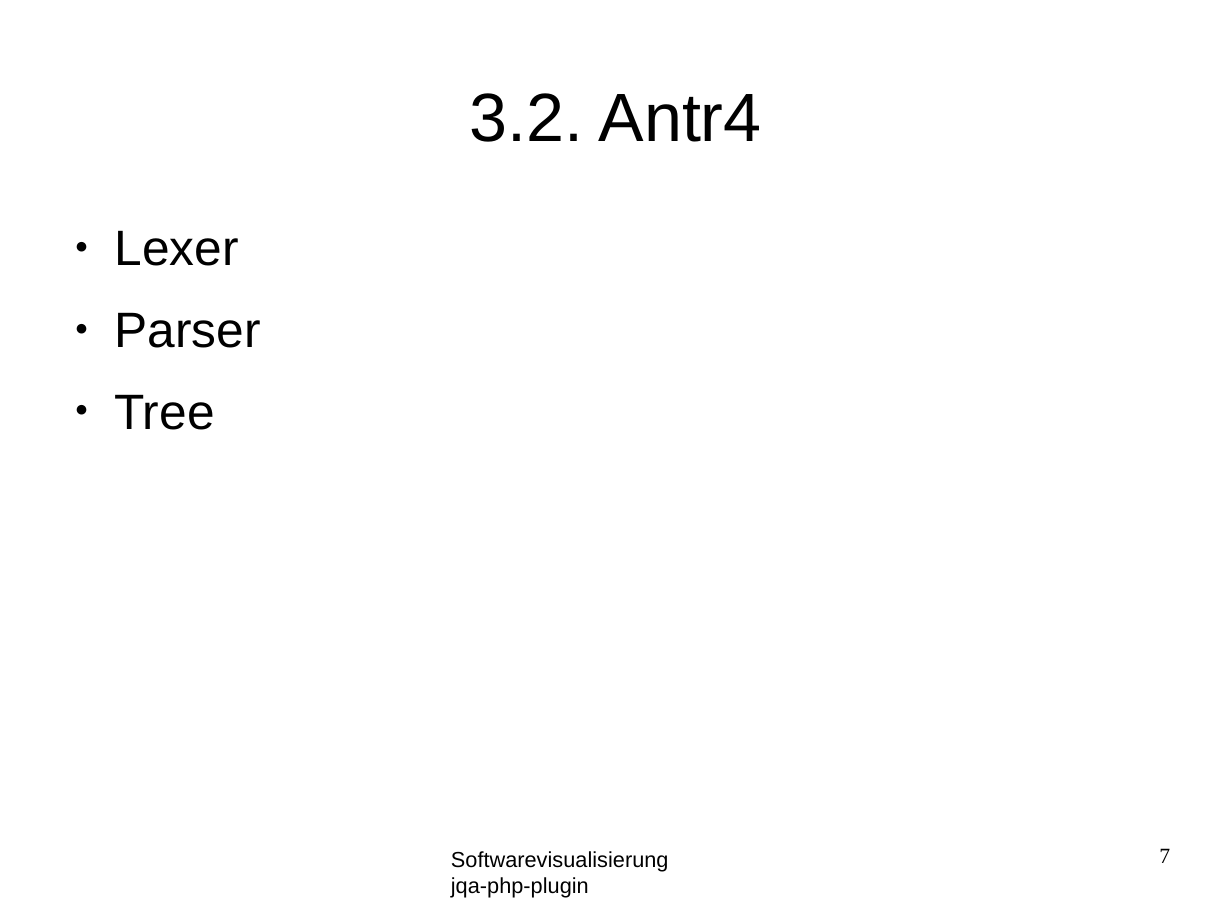
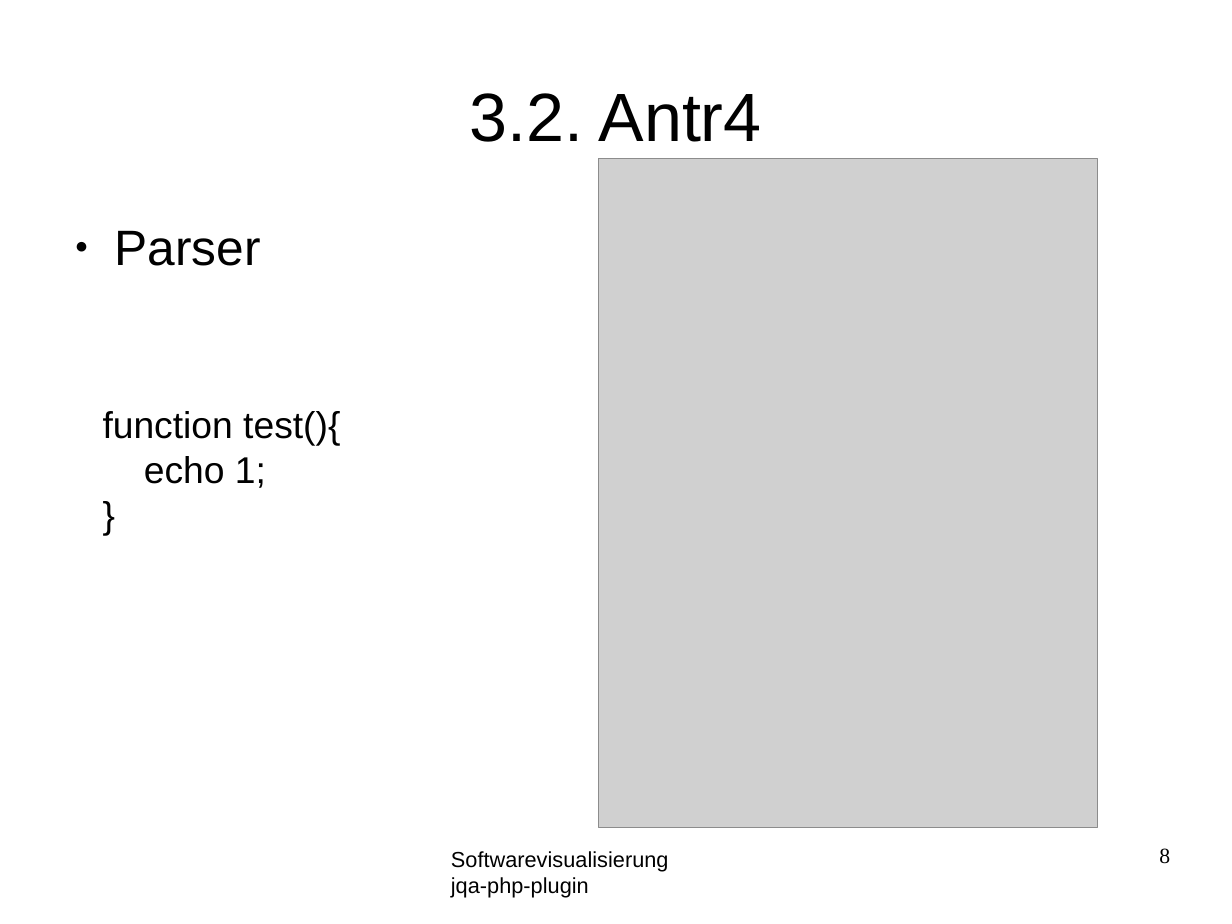
Before and after one commit to softvis-research/jqa-php-plugin, a slide deck: slide 8 of material/presentation.odp (slide 7 before the commit). Drawn at 1232x924 pixels with LibreOffice and Linux fonts; fonts in the diff are those of the drawing; grey boxes stand for pictures; background and template pictures are left out. Boxes give left, top, right and bottom in pixels: in the first picture for what was removed or moved away, otherwise in the second. Text is boxed around its words. In the diff, an @@ line names an element or a change of style, - is before the commit and + after.

Commit message:
presentation

```diff
--- a/material/presentation.odp
+++ b/material/presentation.odp
@@ picture added at (x1=598, y1=159, x2=1098, y2=827) @@
@@ text at (x1=114, y1=230, x2=238, y2=266): paragraph removed @@
-● Lexer
@@ text added at (x1=103, y1=411, x2=340, y2=488), 24 pt, text #000000 @@
+function test(){
+echo 1;
+}
@@ text at (x1=114, y1=394, x2=214, y2=430): paragraph removed @@
-● Tree
@@ page number at (x1=1159, y1=848, x2=1170, y2=864): text changed @@
-7
+8
```
Also in this commit, not shown: 1 other slide changed, 1 slide added, 2 other files.
